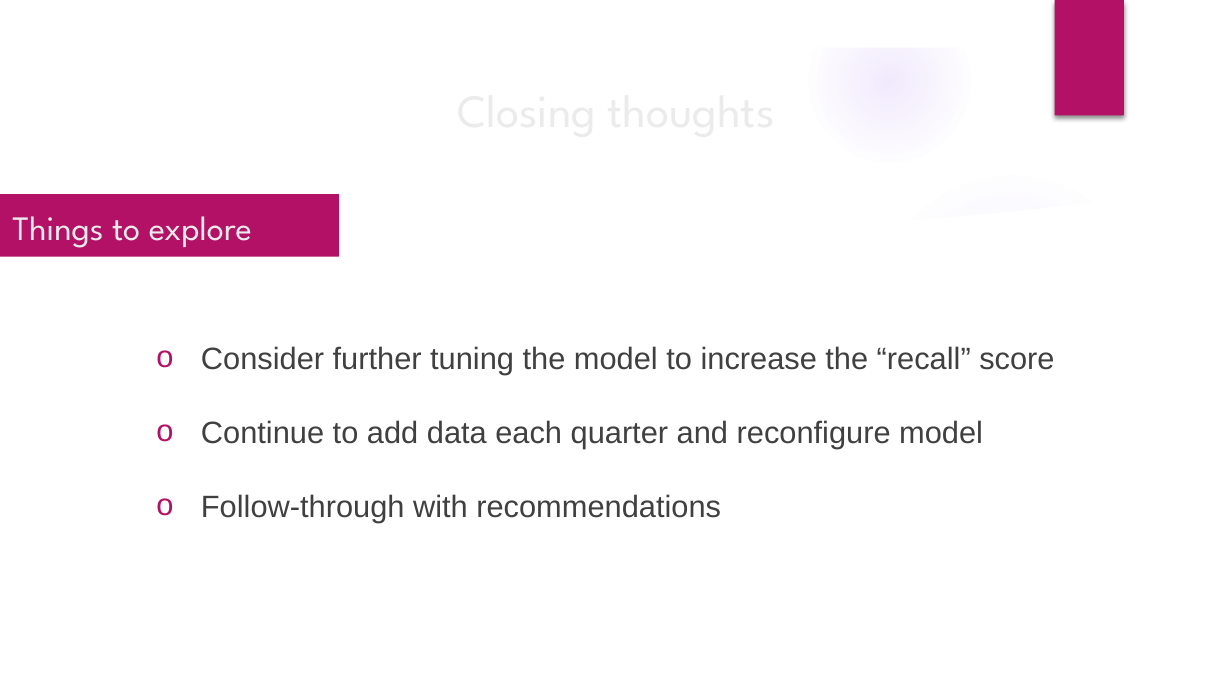
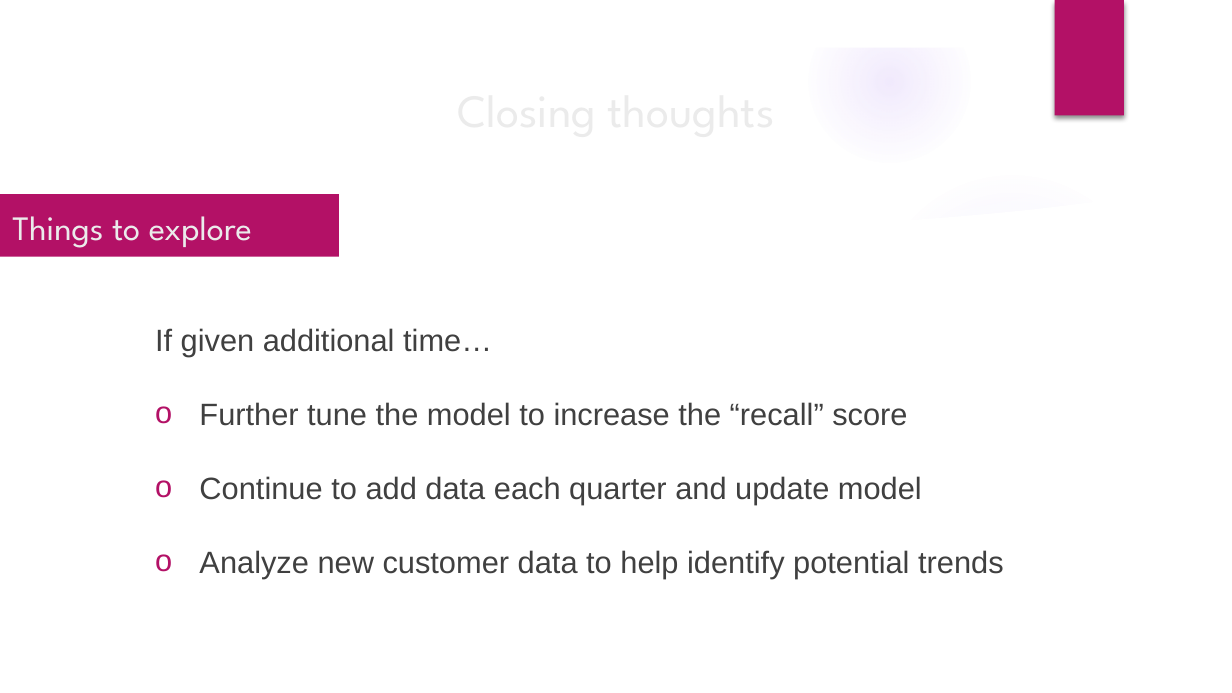
Before and after one commit to AliRampur/Phase-3-Project, a slide deck: slide 10 of Phase 3 Presentation.pptx. Drawn at 1232x693 pixels with LibreOffice and Linux fonts; fonts in the diff are those of the drawing; background and template pictures are left out. Boxes give left, top, right and bottom in pixels: in the first picture for what was removed or moved away, otherwise in the second. Text is boxed around its words. In the diff, an @@ line names an element or a change of style, - is before the commit and + after.

Commit message:
further updates to ppt based on feedback and updates to notebook

```diff
--- a/Phase 3 Presentation.pptx
+++ b/Phase 3 Presentation.pptx
@@ subtitle at (155,328,1004,578): text changed @@
-o Consider further tuning the model to increase the “recall” score
-o Continue to add data each quarter and reconfigure model
-o Follow-through with recommendations
+If given additional time…
+o Further tune the model to increase the “recall” score
+o Continue to add data each quarter and update model
+o Analyze new customer data to help identify potential trends
```
Also in this commit, not shown: 7 other slides changed, 1 slide added, 1 slide removed, 2 other files.
